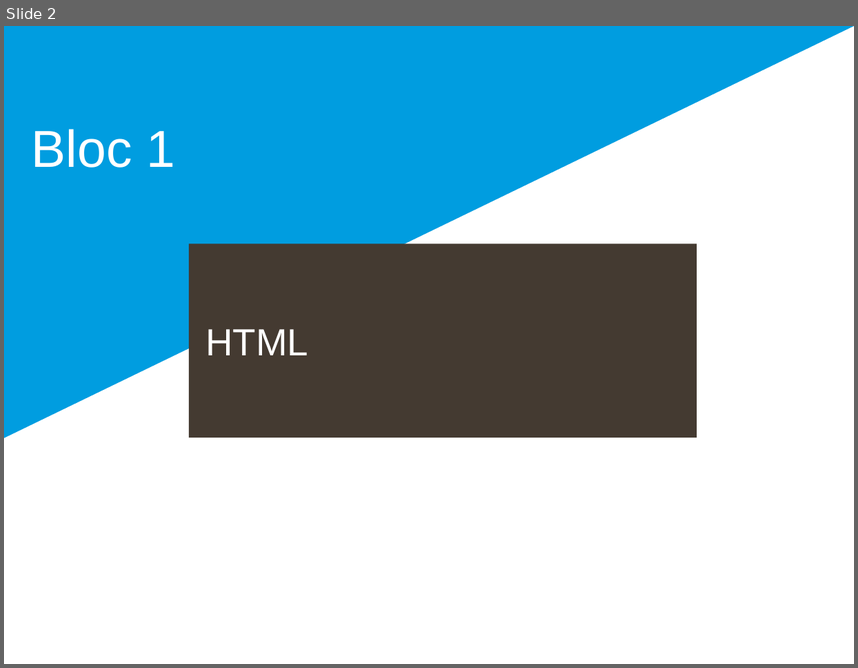
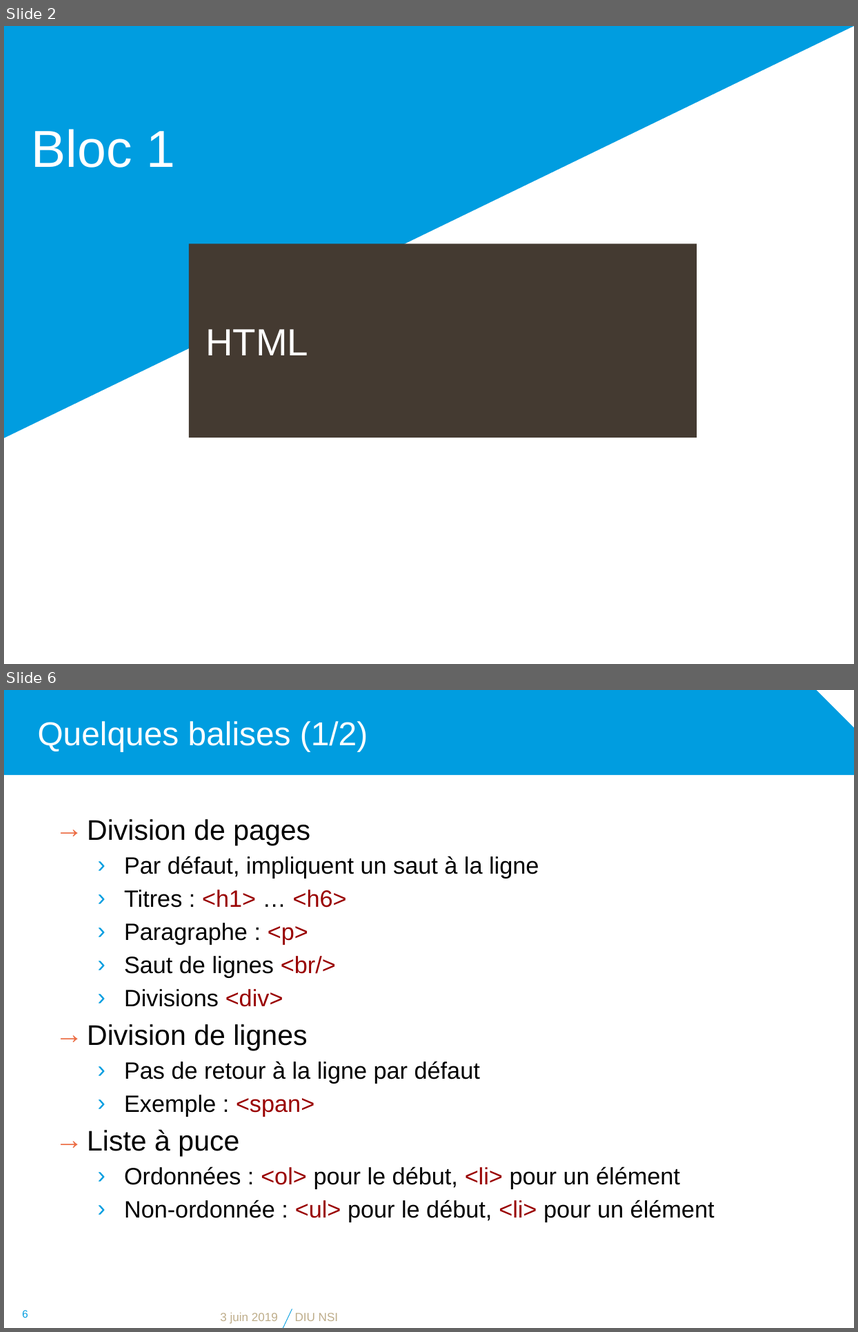
Before and after one commit to diu-uf-bordeaux/bloc1, a slide deck: web/2-HTML/html.pptx. Shown one above the other, each under a label of ours: slide 2 before the commit, slides 2 and 6 after it; the slides between them are not shown. The pictures are 858x668 and 858x1332 pixels, drawn with LibreOffice and Linux fonts; fonts in the diff are those of the drawing; background and template pictures are left out. Boxes give left, top, right and bottom in pixels: in the first picture for what was removed or moved away, otherwise in the second. Text is boxed around its words. In the diff, an @@ line names an element or a change of style, - is before the commit and + after.

```diff
--- a/web/2-HTML/html.pptx
+++ b/web/2-HTML/html.pptx
@@ slide 6 added at <box>4,690,854,1328</box>, background #FFFFFF @@
@@ snip rect added at <box>4,690,854,775</box>, fill #009DE0 @@
@@ title added at <box>38,721,368,751</box>, 28 pt, text #FFFFFF @@
+Quelques balises (1/2)
@@ text added at <box>87,819,715,1222</box>, 20 pt, text #000000 @@
+→ Division de pages
+  › Par défaut, impliquent un saut à la ligne
+  › Titres : <h1> … <h6>
+  › Paragraphe : <p>
+  › Saut de lignes <br/>
+  › Divisions <div>
+→ Division de lignes
+  › Pas de retour à la ligne par défaut
+  › Exemple : <span>
+→ Liste à puce
+  › Ordonnées : <ol> pour le début, <li> pour un élément
+  › Non-ordonnée : <ul> pour le début, <li> pour un élément
@@ page number added at <box>22,1310,28,1317</box>, 9 pt, text #009DE0 @@
+6
@@ line added from (283, 1328) to (292, 1309), #009DE0 0.5 pt @@
@@ text added at <box>220,1312,278,1323</box>, 10 pt, text #BEAD8A @@
+3 juin 2019
@@ text added at <box>295,1312,338,1321</box>, 10 pt, text #BEAD8A @@
+DIU NSI
```
Also in this commit, not shown: 6 slides changed, 2 other slides added, 1 slide removed.
